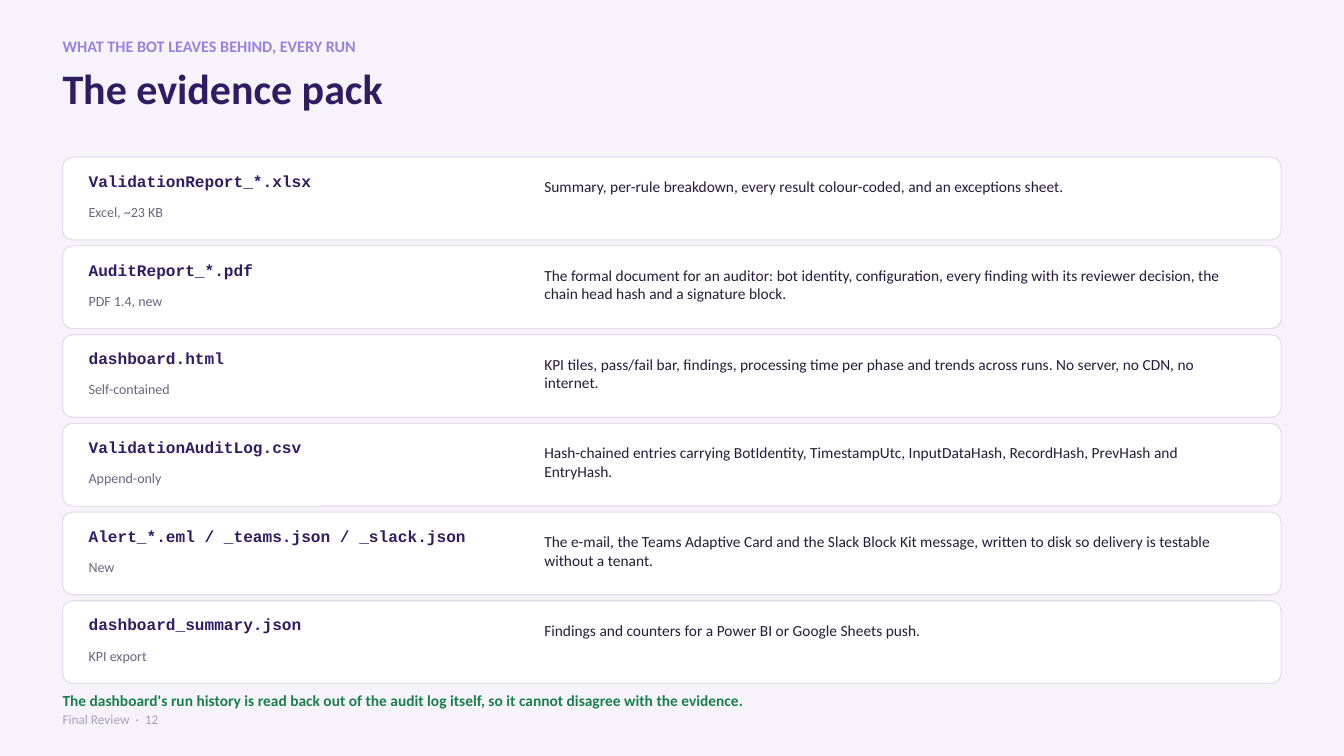
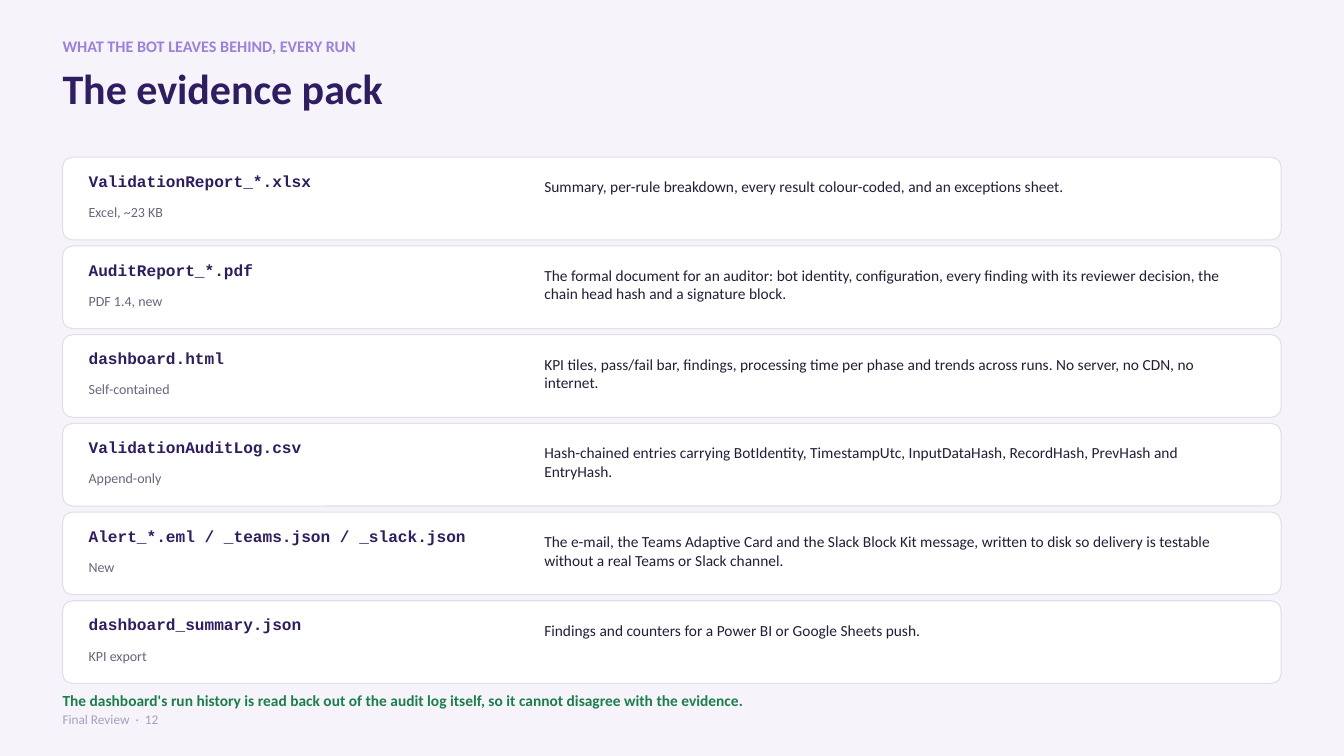
Before and after one commit to AdithyaSM31/UiPath-Blockchain-Transaction-Validation, a slide deck: slide 12 of RPA Project Final Review.pptx. Drawn at 1344x756 pixels with LibreOffice and Linux fonts; fonts in the diff are those of the drawing. Boxes give left, top, right and bottom in pixels: in the first picture for what was removed or moved away, otherwise in the second. Text is boxed around its words. In the diff, an @@ line names an element or a change of style, - is before the commit and + after.

```diff
--- a/RPA Project Final Review.pptx
+++ b/RPA Project Final Review.pptx
@@ text at (x1=544, y1=536, x2=1209, y2=566): text changed @@
-The e-mail, the Teams Adaptive Card and the Slack Block Kit message, written to disk so delivery is testable without a tenant.
+The e-mail, the Teams Adaptive Card and the Slack Block Kit message, written to disk so delivery is testable without a real Teams or Slack channel.
```
Also in this commit, not shown: 5 other slides changed, 12 other files.
